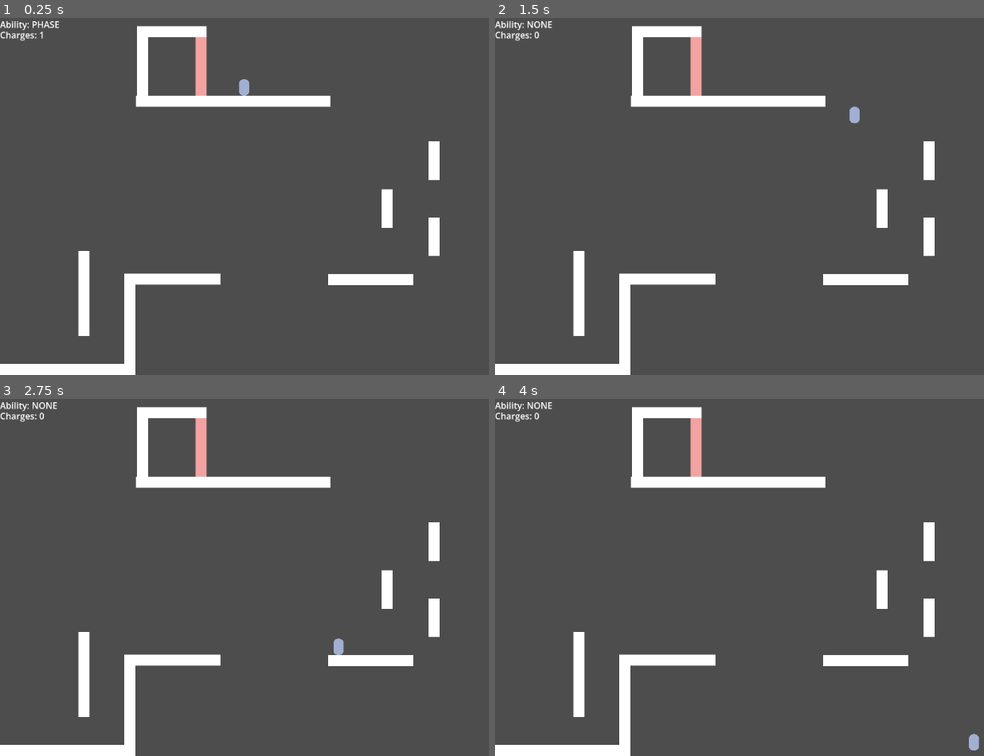
Above: before the commit, frames 1-4 (two rows, left to right).
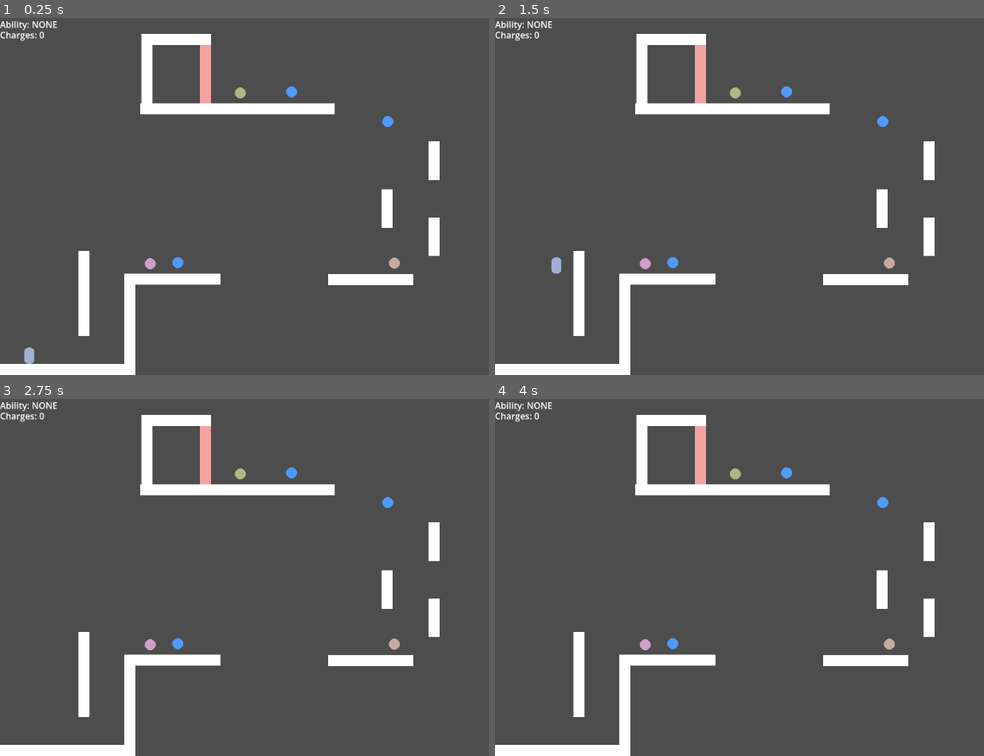
Above: after the commit, the same moments.

Repository: Lucas-Smelley/nothing-stays-fixed
Game: Godot game, scene res://scenes/testing_scene.tscn
Two runs of this game, one before a commit and one after it. Both use one fixed random seed, a clock stepped at 60 frames per second and the inputs below.
Inputs:
- Up to frame 1 (0.25 s): no input
- Up to frame 2 (1.5 s): tap Enter at 0.5 s; hold D (move_right) from 0.53 s (still down); tap E (interact, bound only after the commit) at 0.6 s; tap W (jump) at 0.77, 0.8, 1.07, 1.35 s
- Up to frame 3 (2.75 s): tap W (jump) at 1.52, 1.82, 2.3 s; tap E (interact, bound only after the commit) at 1.55 s; release D (move_right) at 2.03 s; hold A (move_left) from 2.03 s (still down); tap Shift (use_ability) at 2.1 s
- Up to frame 4 (4 s): release A (move_left) at 2.78 s; hold D (move_right) from 2.78 s (still down); tap E (interact, bound only after the commit) at 2.85, 3.6 s; tap W (jump) at 3.02, 3.32, 3.77, 3.8 s

The runs differ from the first frame. In frame 1, 3.7% of the frame differs, in the area x 4-82%, y 0-97%; in frame 2, 3.6%; in frame 3, 3.5%; in frame 4, 3.5%.

Commit message:
ability pickups

Diff:
--- a/project.godot
+++ b/project.godot
@@ -18,6 +18,7 @@
 [global_group]
 
 player=""
+interactable=""
 
 [input]
 
@@ -41,8 +42,12 @@
 }
 use_ability={
 "deadzone": 0.2,
+"events": [Object(InputEventKey,"resource_local_to_scene":false,"resource_name":"","device":-1,"window_id":0,"alt_pressed":false,"shift_pressed":false,"ctrl_pressed":false,"meta_pressed":false,"pressed":false,"keycode":0,"physical_keycode":4194325,"key_label":0,"unicode":0,"location":0,"echo":false,"script":null)
+]
+}
+interact={
+"deadzone": 0.2,
 "events": [Object(InputEventKey,"resource_local_to_scene":false,"resource_name":"","device":-1,"window_id":0,"alt_press …(192 unchanged characters)…
-, Object(InputEventKey,"resource_local_to_scene":false,"resource_name":"","device":-1,"window_id":0,"alt_pressed":false,"shift_pressed":false,"ctrl_pressed":false,"meta_pressed":false,"pressed":false,"keycode":0,"physical_keycode":4194325,"key_label":0,"unicode":0,"location":0,"echo":false,"script":null)
 ]
 }
 
@@ -51,6 +56,8 @@
 2d_physics/layer_1="World"
 2d_physics/layer_2="Player"
 2d_physics/layer_3="PhaseWalls"
+2d_physics/layer_4="pickups"
+2d_physics/layer_5="interactables"
 
 [physics]
 
--- /dev/null
+++ b/scenes/charge_pickup.tscn
@@ -0,0 +1,23 @@
+[gd_scene format=3 uid="uid://nqb7rn5s74oa"]
+
+[ext_resource type="Script" uid="uid://cwpvc64d746c0" path="res://scripts/charge_pickup.gd" id="1_pb4y4"]
+
+[sub_resource type="SphereMesh" id="SphereMesh_jj0t4"]
+
+[sub_resource type="MeshTexture" id="MeshTexture_pb4y4"]
+
+[sub_resource type="CircleShape2D" id="CircleShape2D_7be2w"]
+
+[node name="ChargePickup" type="Area2D" unique_id=19352073]
+collision_layer = 8
+collision_mask = 2
+script = ExtResource("1_pb4y4")
+
+[node name="MeshInstance2D" type="MeshInstance2D" parent="." unique_id=1905048417]
+modulate = Color(0.3137255, 0.6039216, 1, 1)
+scale = Vector2(19.701899, 19.84419)
+mesh = SubResource("SphereMesh_jj0t4")
+texture = SubResource("MeshTexture_pb4y4")
+
+[node name="CollisionShape2D" type="CollisionShape2D" parent="." unique_id=1017515982]
+shape = SubResource("CircleShape2D_7be2w")
--- /dev/null
+++ b/scenes/dash_pickup.tscn
@@ -0,0 +1,23 @@
+[gd_scene format=3 uid="uid://db3q6yhudtg1n"]
+
+[ext_resource type="Script" uid="uid://dtn66bhb644hd" path="res://scripts/dash_pickup.gd" id="1_r3eb4"]
+
+[sub_resource type="SphereMesh" id="SphereMesh_jj0t4"]
+
+[sub_resource type="MeshTexture" id="MeshTexture_pb4y4"]
+
+[sub_resource type="CircleShape2D" id="CircleShape2D_7be2w"]
+
+[node name="DashPickup" type="Area2D" unique_id=19352073 groups=["interactable"]]
+collision_layer = 16
+collision_mask = 0
+script = ExtResource("1_r3eb4")
+
+[node name="MeshInstance2D" type="MeshInstance2D" parent="." unique_id=1905048417]
+modulate = Color(0.81240726, 0.62205434, 0.7853838, 1)
+scale = Vector2(19.701899, 19.84419)
+mesh = SubResource("SphereMesh_jj0t4")
+texture = SubResource("MeshTexture_pb4y4")
+
+[node name="CollisionShape2D" type="CollisionShape2D" parent="." unique_id=1017515982]
+shape = SubResource("CircleShape2D_7be2w")
--- /dev/null
+++ b/scenes/double_jump_pickup.tscn
@@ -0,0 +1,23 @@
+[gd_scene format=3 uid="uid://dajy3lb5a0abc"]
+
+[ext_resource type="Script" uid="uid://2mel14ewhoei" path="res://scripts/double_jump_pickup.gd" id="1_1yg6x"]
+
+[sub_resource type="SphereMesh" id="SphereMesh_jj0t4"]
+
+[sub_resource type="MeshTexture" id="MeshTexture_pb4y4"]
+
+[sub_resource type="CircleShape2D" id="CircleShape2D_7be2w"]
+
+[node name="DoubleJumpPickup" type="Area2D" unique_id=19352073 groups=["interactable"]]
+collision_layer = 16
+collision_mask = 0
+script = ExtResource("1_1yg6x")
+
+[node name="MeshInstance2D" type="MeshInstance2D" parent="." unique_id=1905048417]
+modulate = Color(0.78431374, 0.6627451, 0.62352943, 1)
+scale = Vector2(19.701899, 19.84419)
+mesh = SubResource("SphereMesh_jj0t4")
+texture = SubResource("MeshTexture_pb4y4")
+
+[node name="CollisionShape2D" type="CollisionShape2D" parent="." unique_id=1017515982]
+shape = SubResource("CircleShape2D_7be2w")
--- /dev/null
+++ b/scenes/invert_gravity_pickup.tscn
@@ -0,0 +1,23 @@
+[gd_scene format=3 uid="uid://cxru7egdkmgyl"]
+
+[ext_resource type="Script" uid="uid://d4d25ycu5ldth" path="res://scripts/invert_gravity_pickup.gd" id="1_oxutj"]
+
+[sub_resource type="SphereMesh" id="SphereMesh_jj0t4"]
+
+[sub_resource type="MeshTexture" id="MeshTexture_pb4y4"]
+
+[sub_resource type="CircleShape2D" id="CircleShape2D_7be2w"]
+
+[node name="InvertGravityPickup" type="Area2D" unique_id=19352073 groups=["interactable"]]
+collision_layer = 16
+collision_mask = 0
+script = ExtResource("1_oxutj")
+
+[node name="MeshInstance2D" type="MeshInstance2D" parent="." unique_id=1905048417]
+modulate = Color(0.75866765, 0.6076223, 0.97245353, 1)
+scale = Vector2(19.701899, 19.84419)
+mesh = SubResource("SphereMesh_jj0t4")
+texture = SubResource("MeshTexture_pb4y4")
+
+[node name="CollisionShape2D" type="CollisionShape2D" parent="." unique_id=1017515982]
+shape = SubResource("CircleShape2D_7be2w")
--- /dev/null
+++ b/scenes/phase_pickup.tscn
@@ -0,0 +1,23 @@
+[gd_scene format=3 uid="uid://bkbpfm4yld6ym"]
+
+[ext_resource type="Script" uid="uid://2wfig4wiyru5" path="res://scripts/phase_pickup.gd" id="1_ol276"]
+
+[sub_resource type="SphereMesh" id="SphereMesh_jj0t4"]
+
+[sub_resource type="MeshTexture" id="MeshTexture_pb4y4"]
+
+[sub_resource type="CircleShape2D" id="CircleShape2D_7be2w"]
+
+[node name="PhasePickup" type="Area2D" unique_id=19352073 groups=["interactable"]]
+collision_layer = 16
+collision_mask = 0
+script = ExtResource("1_ol276")
+
+[node name="MeshInstance2D" type="MeshInstance2D" parent="." unique_id=1905048417]
+modulate = Color(0.698951, 0.7114385, 0.51605874, 1)
+scale = Vector2(19.701899, 19.84419)
+mesh = SubResource("SphereMesh_jj0t4")
+texture = SubResource("MeshTexture_pb4y4")
+
+[node name="CollisionShape2D" type="CollisionShape2D" parent="." unique_id=1017515982]
+shape = SubResource("CircleShape2D_7be2w")
--- a/scenes/player.tscn
+++ b/scenes/player.tscn
@@ -10,7 +10,7 @@
 radius = 9.0
 
 [sub_resource type="RectangleShape2D" id="RectangleShape2D_u8vuu"]
-size = Vector2(34, 32)
+size = Vector2(41, 42)
 
 [node name="Player" type="CharacterBody2D" unique_id=888317823]
 collision_layer = 2
@@ -33,7 +33,10 @@
 
 [node name="CurrentAbility" type="Node2D" parent="AbiilityManager" unique_id=1554368480]
 
-[node name="Interaction" type="Area2D" parent="." unique_id=497968628]
+[node name="InteractionArea" type="Area2D" parent="." unique_id=497968628]
+collision_layer = 0
+collision_mask = 16
 
-[node name="CollisionShape2D" type="CollisionShape2D" parent="Interaction" unique_id=1972011320]
+[node name="CollisionShape2D" type="CollisionShape2D" parent="InteractionArea" unique_id=1972011320]
+position = Vector2(11.5, -1)
 shape = SubResource("RectangleShape2D_u8vuu")
--- a/scenes/testing_scene.tscn
+++ b/scenes/testing_scene.tscn
@@ -4,6 +4,10 @@
 [ext_resource type="PackedScene" uid="uid://k58bh6t2maqu" path="res://scenes/hud.tscn" id="2_2j2p2"]
 [ext_resource type="PackedScene" uid="uid://cb3mbkpwfoylq" path="res://scenes/wall.tscn" id="2_v6rby"]
 [ext_resource type="PackedScene" uid="uid://dqvkk5bewfg2s" path="res://scenes/phase_wall.tscn" id="3_dh6dg"]
+[ext_resource type="PackedScene" uid="uid://nqb7rn5s74oa" path="res://scenes/charge_pickup.tscn" id="5_ejtda"]
+[ext_resource type="PackedScene" uid="uid://db3q6yhudtg1n" path="res://scenes/dash_pickup.tscn" id="6_8msnd"]
+[ext_resource type="PackedScene" uid="uid://dajy3lb5a0abc" path="res://scenes/double_jump_pickup.tscn" id="6_srtiu"]
+[ext_resource type="PackedScene" uid="uid://bkbpfm4yld6ym" path="res://scenes/phase_pickup.tscn" id="8_ltgxd"]
 
 [node name="TestingScene" type="Node2D" unique_id=1487507625]
 
@@ -52,22 +56,44 @@
 scale = Vector2(0.19999854, 1)
 
 [node name="wall9" parent="walls" unique_id=1362952013 instance=ExtResource("2_v6rby")]
-position = Vector2(-154, -203)
+position = Vector2(-146, -189)
 
 [node name="PhaseWall" parent="walls" unique_id=1159833319 instance=ExtResource("3_dh6dg")]
-position = Vector2(-212, -265.99997)
+position = Vector2(-204, -251.99997)
 rotation = 1.5707964
 scale = Vector2(0.32, 1)
 
 [node name="wall10" parent="walls" unique_id=68912320 instance=ExtResource("2_v6rby")]
-position = Vector2(-265, -329)
+position = Vector2(-257, -315)
 scale = Vector2(0.36000487, 1)
 
 [node name="wall11" parent="walls" unique_id=1757546807 instance=ExtResource("2_v6rby")]
-position = Vector2(-318, -266.99997)
+position = Vector2(-310, -252.99997)
 rotation = 1.5707964
 scale = Vector2(0.3200012, 1)
 
 [node name="Player" parent="." unique_id=888317823 instance=ExtResource("1_ifns1")]
 unique_name_in_owner = true
-position = Vector2(-134, -246)
+position = Vector2(-523, 252)
+
+[node name="ChargePickup" type="Node2D" parent="." unique_id=1592902951]
+
+[node name="ChargePickup2" parent="ChargePickup" unique_id=1008324536 instance=ExtResource("5_ejtda")]
+position = Vector2(-254, 90)
+
+[node name="ChargePickup3" parent="ChargePickup" unique_id=1586619814 instance=ExtResource("5_ejtda")]
+position = Vector2(126, -166)
+
+[node name="ChargePickup" parent="ChargePickup" unique_id=19352073 instance=ExtResource("5_ejtda")]
+position = Vector2(-48, -220)
+
+[node name="AbilityPickups" type="Node2D" parent="." unique_id=1980524018]
+
+[node name="DashPickup" parent="AbilityPickups" unique_id=1515326729 instance=ExtResource("6_8msnd")]
+position = Vector2(-304, 92)
+
+[node name="DoubleJumpPickup" parent="AbilityPickups" unique_id=1608784236 instance=ExtResource("6_srtiu")]
+position = Vector2(138, 91)
+
+[node name="PhasePickup" parent="AbilityPickups" unique_id=919244034 instance=ExtResource("8_ltgxd")]
+position = Vector2(-141, -218)
--- /dev/null
+++ b/scripts/charge_pickup.gd
@@ -0,0 +1,11 @@
+extends Area2D
+
+@export var amount: int = 1
+
+func _ready() -> void:
+	body_entered.connect(_on_body_entered)
+
+func _on_body_entered(body: Node) -> void:
+	if body is Player:
+		body.add_charges(1)
+		queue_free()
--- /dev/null
+++ b/scripts/dash_pickup.gd
@@ -0,0 +1,6 @@
+extends Area2D
+
+func interact(player: Player) -> void:
+	player.switch_ability(Player.Ability.DASH)
+
+	queue_free()
--- /dev/null
+++ b/scripts/double_jump_pickup.gd
@@ -0,0 +1,6 @@
+extends Area2D
+
+func interact(player: Player) -> void:
+	player.switch_ability(Player.Ability.DOUBLE_JUMP)
+
+	queue_free()
--- /dev/null
+++ b/scripts/invert_gravity_pickup.gd
@@ -0,0 +1 @@
+extends Area2D
--- /dev/null
+++ b/scripts/phase_pickup.gd
@@ -0,0 +1,6 @@
+extends Area2D
+
+func interact(player: Player) -> void:
+	player.switch_ability(Player.Ability.PHASE)
+
+	queue_free()
--- a/scripts/player/player.gd
+++ b/scripts/player/player.gd
@@ -17,8 +17,8 @@
 @export var jump_buffer_time: float = 0.10
 
 enum Ability { NONE, DOUBLE_JUMP, DASH, PHASE, INVERT_GRAVITY }
-var equipped_ability: Ability = Ability.PHASE
-var ability_charges: int = 1
+var equipped_ability: Ability = Ability.NONE
+var ability_charges: int = 0
 
 @export var dash_speed := 450.0
 @export var dash_time := 0.22
@@ -42,11 +42,16 @@
 
 var _facing_dir: int = 1
 
+@onready var interaction_area: Area2D = $InteractionArea
+var nearby_interactables: Array[Node2D] = []
+
 signal ability_changed(ability_name: String, charges: int)
 
-
 func _ready() -> void:
-	_emit_ability_ui()
+
+	_emit_ability_ui()
+	interaction_area.area_entered.connect(_on_interaction_area_entered)
+	interaction_area.area_exited.connect(_on_interaction_area_exited)
 
 func _physics_process(delta: float) -> void:
 	var input_dir := Input.get_axis("move_left", "move_right")
@@ -64,6 +69,11 @@
 
 	if Input.is_action_just_pressed("use_ability"):
 		_handle_ability_pressed()
+
+	if Input.is_action_just_pressed("interact"):
+		var target = _get_best_interactable()
+		if target:
+			target.interact(self)
 
 	if _is_dashing:
 		_dash_timer -= delta
@@ -127,24 +137,53 @@
 		elif equipped_ability == Ability.DOUBLE_JUMP and ability_charges > 0 and not _air_jumped:
 			velocity.y = -jump_speed
 			_air_jumped = true
-			ability_charges -= 1
-			if ability_charges == 0:
-				equipped_ability = Ability.NONE
+			_consume_charge()
+
 
 	_was_on_wall = on_wall
 
 	move_and_slide()
+
+
+func _on_interaction_area_entered(body: Node) -> void:
+	if body.is_in_group("interactable"):
+		nearby_interactables.append(body)
+
+func _on_interaction_area_exited(body: Node) -> void:
+	if body.is_in_group("interactable"):
+		nearby_interactables.erase(body)
+
+
+func _get_best_interactable() -> Node2D:
+
+	var closest_interactble: Node2D = null
+	var closest_distance = INF
+
+	for interactble in nearby_interactables:
+		var dist := global_position.distance_to(interactble.global_position)
+
+		if dist < closest_distance:
+			closest_distance = dist
+			closest_interactble = interactble
+
+	return closest_interactble
+
+func switch_ability(a: Ability) -> void:
+	equipped_ability = a
+	_emit_ability_ui()
+
 
 func _emit_ability_ui() -> void:
 	ability_changed.emit(Ability.keys()[equipped_ability], ability_charges)
 
+func add_charges(amount: int) -> void:
+	ability_charges += amount
+	_emit_ability_ui()
 
 func _consume_charge() -> bool:
 	if ability_charges <= 0:
 		return false
 	ability_charges -= 1
-	if ability_charges <= 0:
-		equipped_ability = Ability.NONE
 	_emit_ability_ui()
 	return true
 
Not shown, added: scripts/charge_pickup.gd.uid
Not shown, added: scripts/dash_pickup.gd.uid
Not shown, added: scripts/double_jump_pickup.gd.uid
Not shown, added: scripts/invert_gravity_pickup.gd.uid
Not shown, added: scripts/phase_pickup.gd.uid
